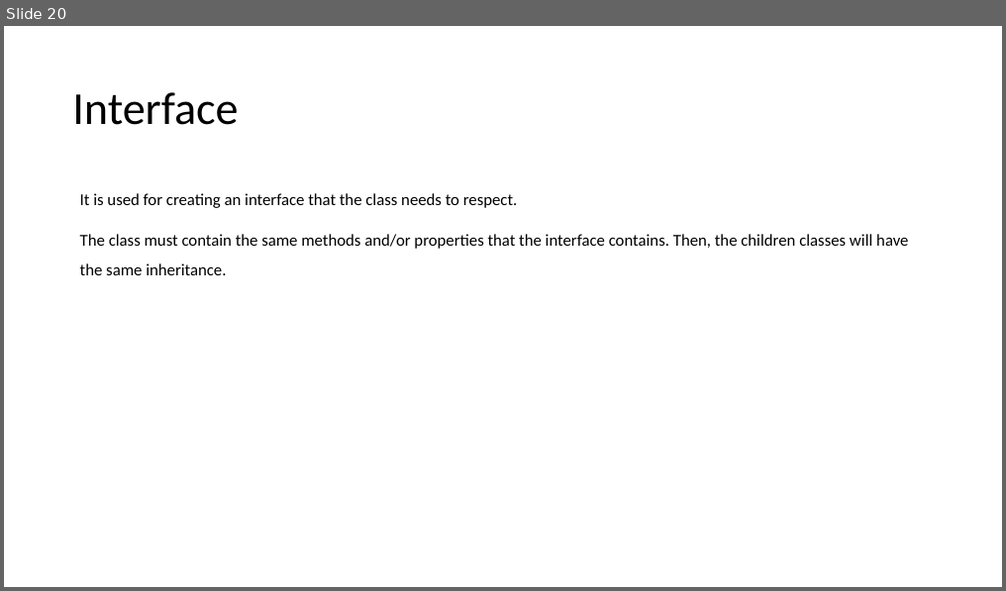
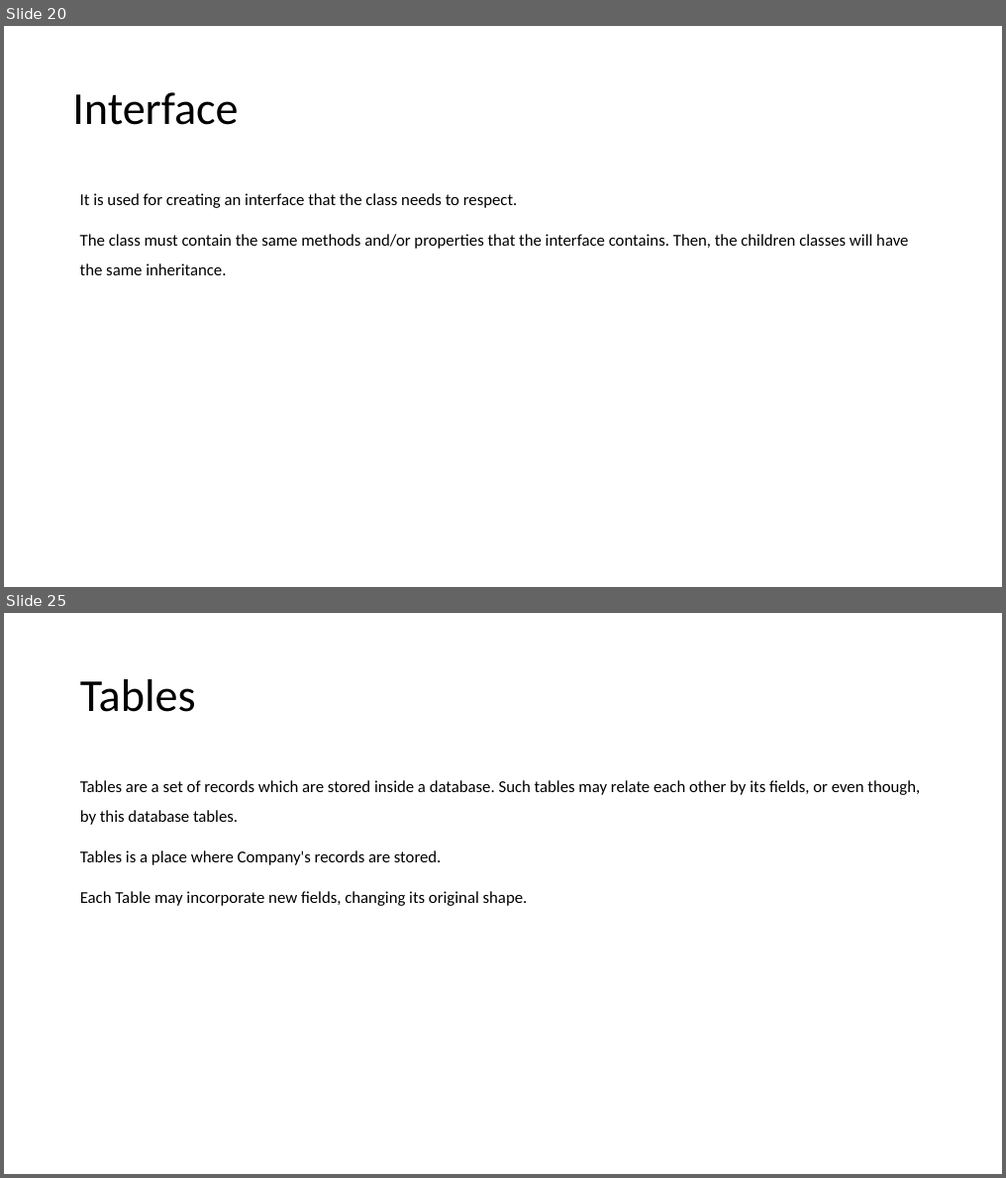
Before and after one commit to abelcondear/course, a slide deck: english/software-engineer.pptx. Shown one above the other, each under a label of ours: slide 20 before the commit, slides 20 and 25 after it; the slides between them are not shown. The pictures are 1006x591 and 1006x1178 pixels, drawn with LibreOffice and Linux fonts; fonts in the diff are those of the drawing. Boxes give left, top, right and bottom in pixels: in the first picture for what was removed or moved away, otherwise in the second. Text is boxed around its words. In the diff, an @@ line names an element or a change of style, - is before the commit and + after.

```diff
--- a/english/software-engineer.pptx
+++ b/english/software-engineer.pptx
@@ slide 25 added at bbox=[4, 613, 1002, 1174], background #FFFFFF @@
@@ title added at bbox=[80, 679, 196, 712], 44 pt, text #000000 @@
+Tables
@@ text added at bbox=[80, 780, 920, 906], 16 pt, text #000000 @@
+Tables are a set of records which are stored inside a database. Such tables may relate each other by its fields, or even though, by this database tables.
+Tables is a place where Company's records are stored.
+Each Table may incorporate new fields, changing its original shape.
```
Also in this commit, not shown: 22 other slides added, 1 other file.
